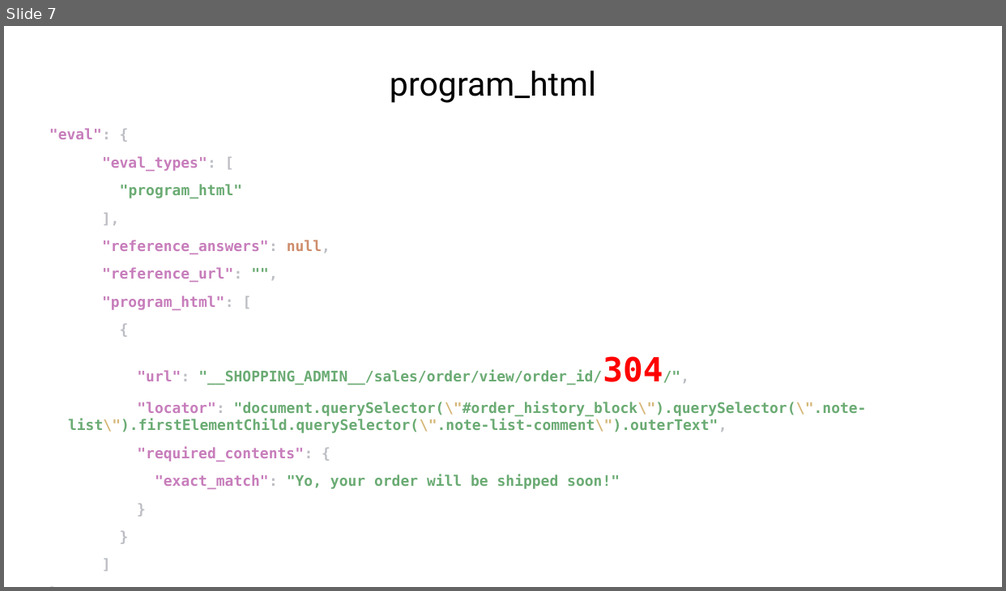
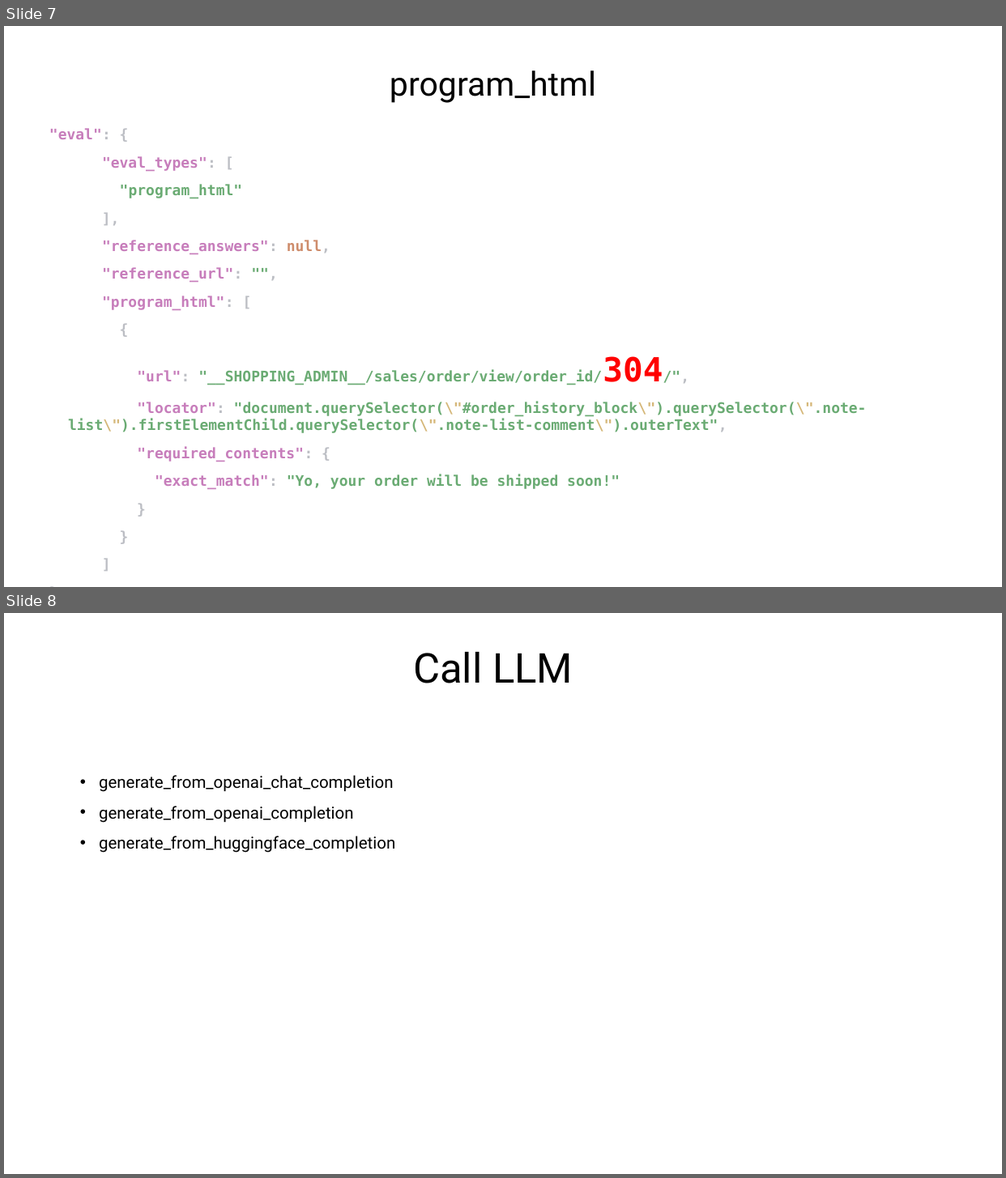
Before and after one commit to nguyennguyen6bk/web-space, a slide deck: Report.pptx. Shown one above the other, each under a label of ours: slide 7 before the commit, slides 7 and 8 after it. The pictures are 1006x591 and 1006x1178 pixels, drawn with LibreOffice and Linux fonts; fonts in the diff are those of the drawing. Boxes give left, top, right and bottom in pixels: in the first picture for what was removed or moved away, otherwise in the second. Text is boxed around its words. In the diff, an @@ line names an element or a change of style, - is before the commit and + after.

```diff
--- a/Report.pptx
+++ b/Report.pptx
@@ slide 8 added at box(4, 613, 1002, 1174), background #FFFFFF @@
@@ title added at box(413, 652, 573, 683), 39.6 pt, text #000000 @@
+Call LLM
@@ text added at box(99, 775, 395, 853), 16 pt, text #000000 @@
+• generate_from_openai_chat_completion
+• generate_from_openai_completion
+• generate_from_huggingface_completion
```
Also in this commit, not shown: 1 slide changed, 6 other slides added, 36 other files.
